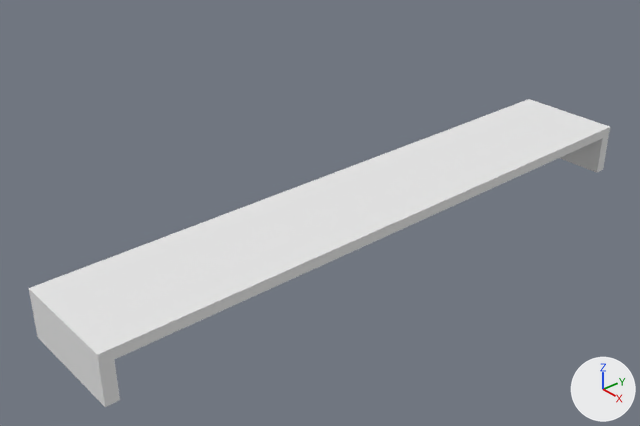
One commit to the Blender file gSources/GT22.blend: the scene before it, then after it.
The view is the same before and after, from a 50 mm camera at (8.04, -7.9, 5.28) aimed at (-0.23, -0.81, -0.61). Lighting does not change. The marker at lower right points along +X, +Y and +Z.

Objects in the first picture: 'ChassisFrame'.
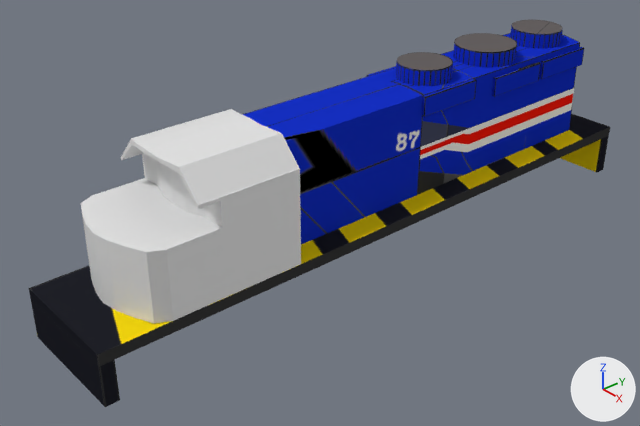
Boxes [x1, y1, x2, y2] around the edits, measured in the pictures (640 x 426 px):
'ChassisFrame', surface changed: [29, 99, 610, 407] in both
'Body', shown (blue): after [242, 20, 584, 244]
'Cab', shown: after [81, 109, 301, 323]

The edits, one by one:
Picture 'GT22chassis.png' (img_gt22chassis_png) is new.
In material 'Material' (mat_material), base_color is no longer (0.8, 0.8, 0.8), white #e7e7e7.
In material 'Material' (mat_material), texture is now set to img_gt22chassis_png.
Object 'Cab' (ob_cab) is now shown.
Object 'Body' (ob_body) is now shown.
